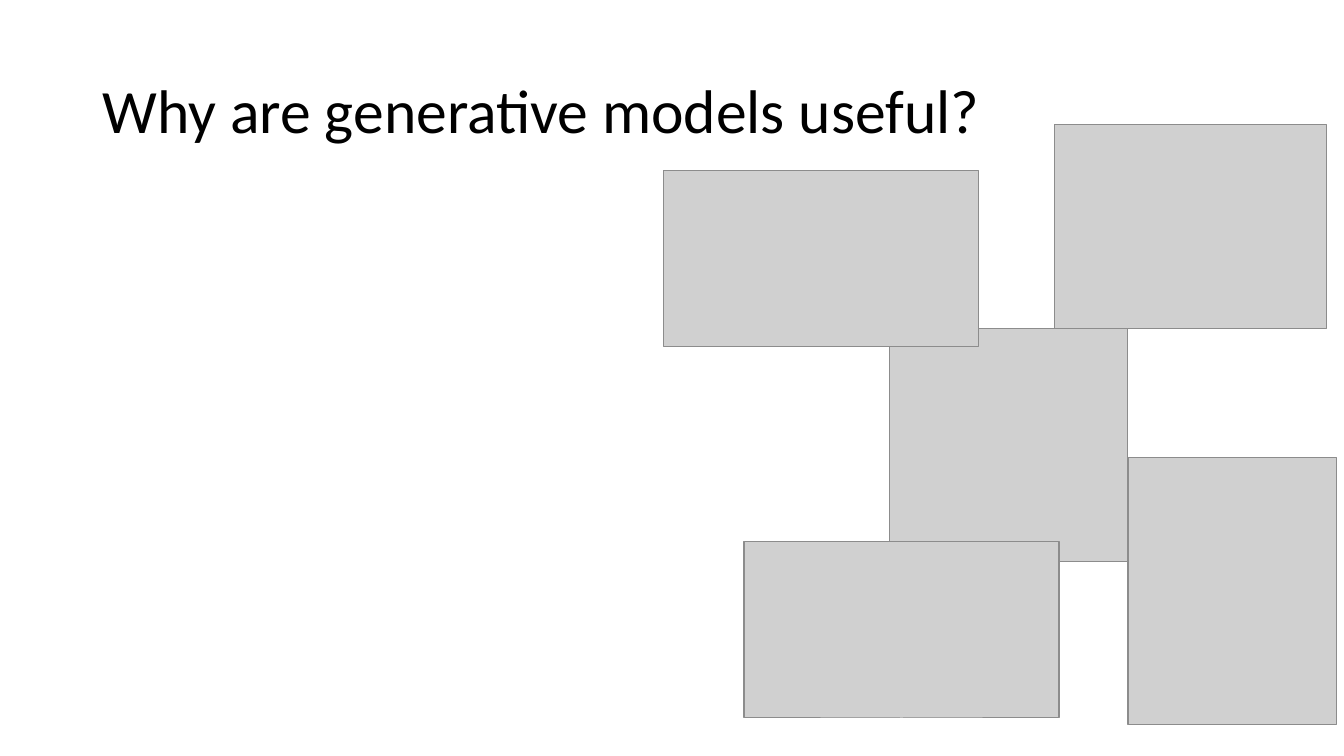
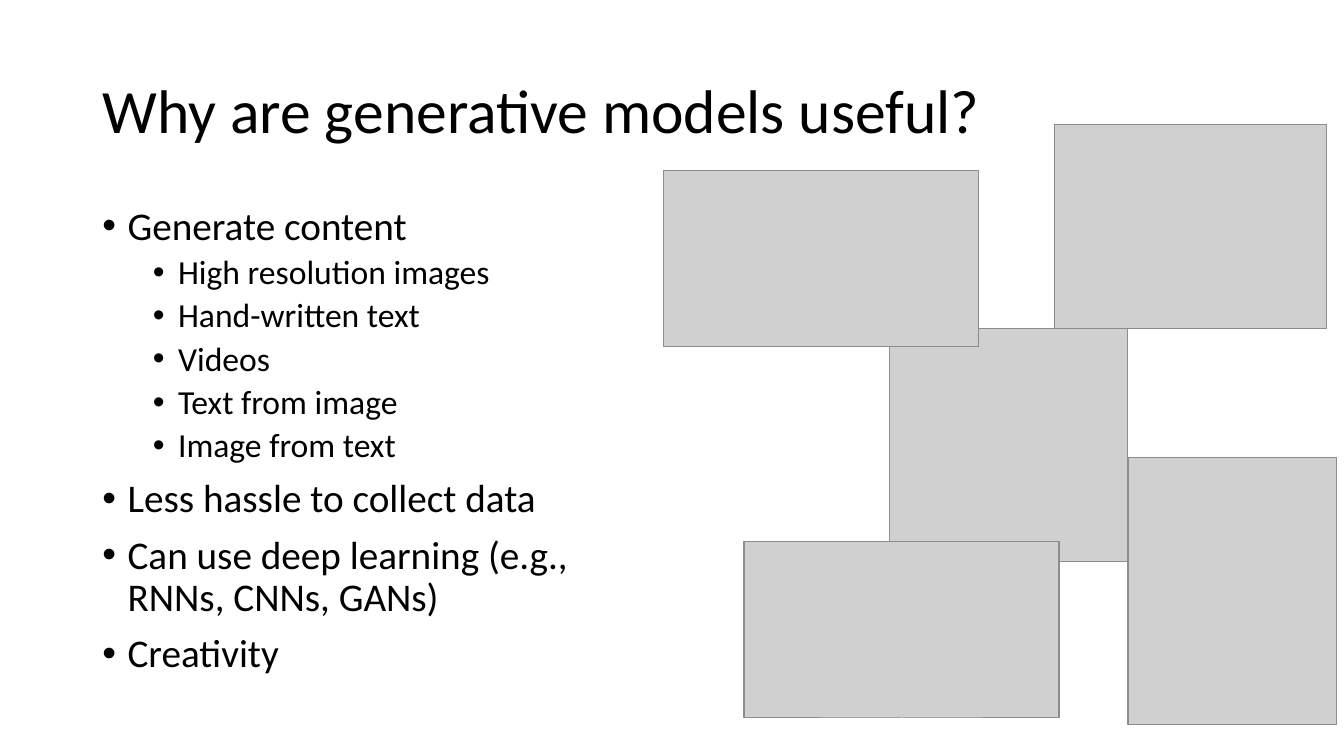
Before and after one commit to gmarchet/dnnworkshop5, a slide deck: slide 6 of presentations/6.GANs.pptx. Drawn at 1344x756 pixels with LibreOffice and Linux fonts; fonts in the diff are those of the drawing; grey boxes stand for pictures. Boxes give left, top, right and bottom in pixels: in the first picture for what was removed or moved away, otherwise in the second. Text is boxed around its words. In the diff, an @@ line names an element or a change of style, - is before the commit and + after.

```diff
--- a/presentations/6.GANs.pptx
+++ b/presentations/6.GANs.pptx
@@ text added at box(128, 214, 568, 674), 28 pt, text #000000 @@
+• Generate content
+  • High resolution images
+  • Hand-written text
+  • Videos
+  • Text from image
+  • Image from text
+• Less hassle to collect data
+• Can use deep learning (e.g., RNNs, CNNs, GANs)
+• Creativity
```
Also in this commit, not shown: 11 other slides changed, 2 other files.
